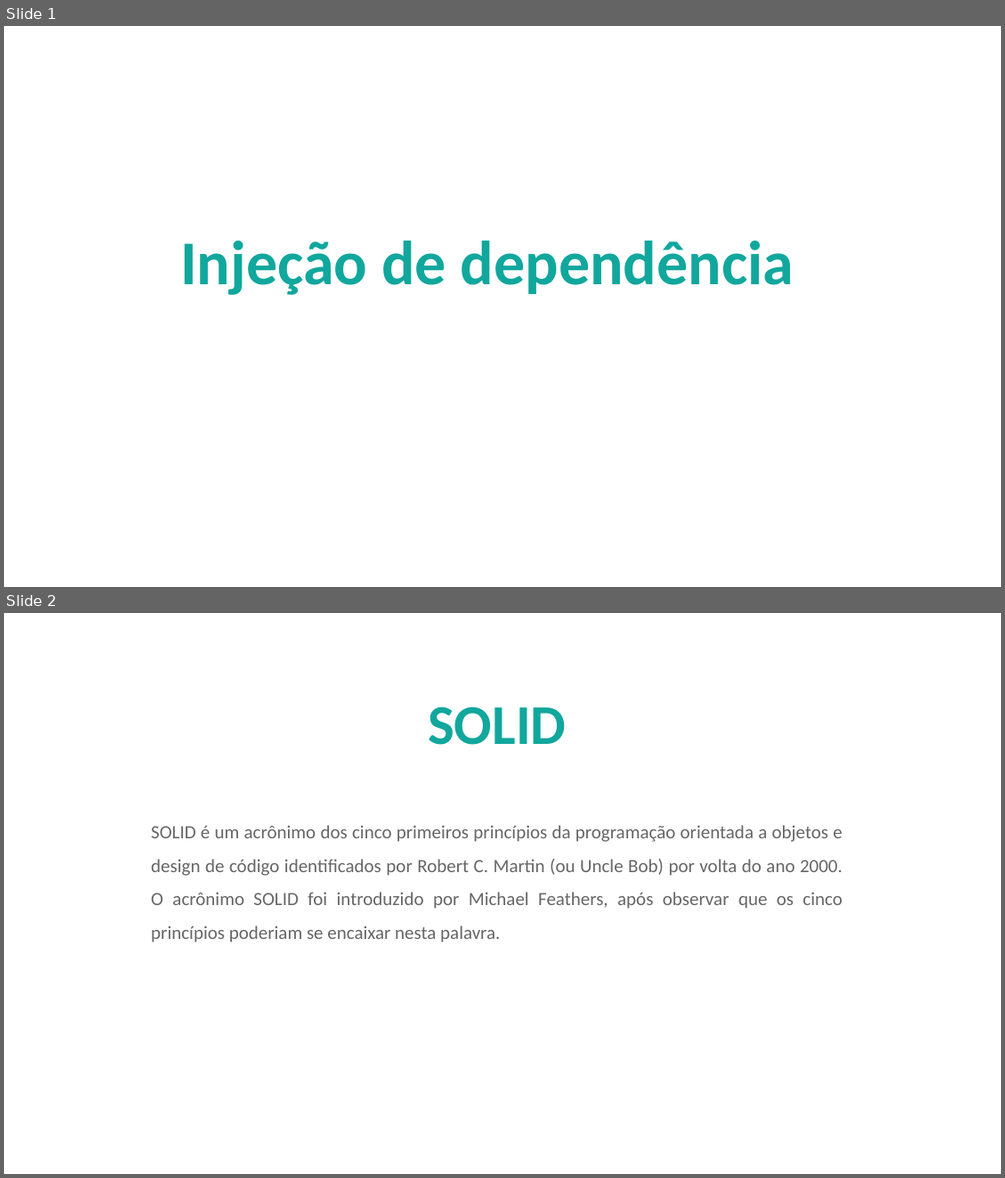
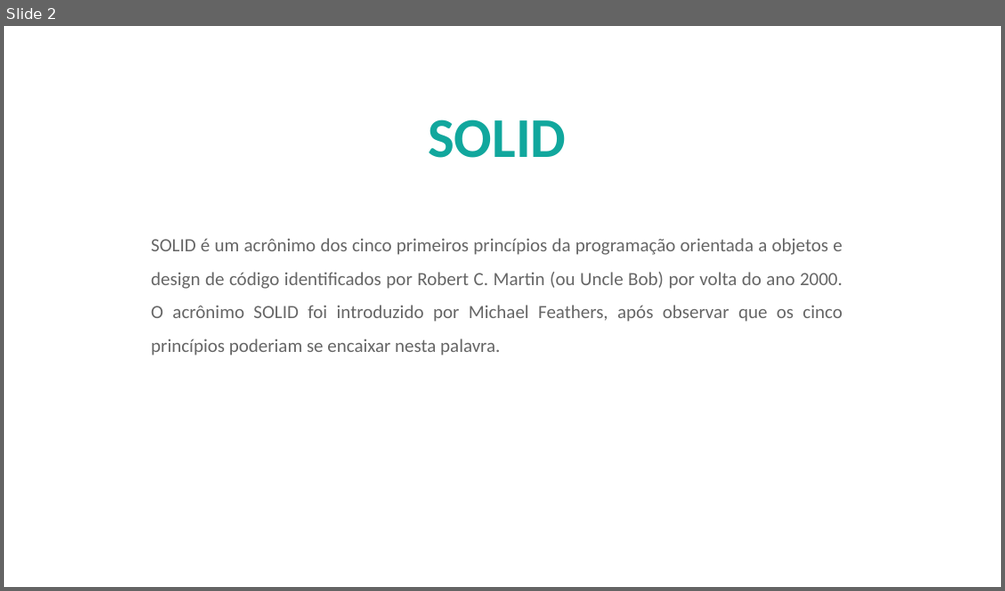
Before and after one commit to AlberttSantos/treinamento-solid, a slide deck: doc/InjecaoDependencia.pptx. Shown one above the other, each under a label of ours: slides 1 and 2 before the commit, slide 2 after it. The pictures are 1005x1178 and 1005x591 pixels, drawn with LibreOffice and Linux fonts; fonts in the diff are those of the drawing; background and template pictures are left out. Boxes give left, top, right and bottom in pixels: in the first picture for what was removed or moved away, otherwise in the second. Text is boxed around its words. In the diff, an @@ line names an element or a change of style, - is before the commit and + after.

```diff
--- a/doc/InjecaoDependencia.pptx
+++ b/doc/InjecaoDependencia.pptx
@@ slide 1 removed at [4, 26, 1001, 587], background picture (left out) @@
@@ title removed at [180, 240, 793, 295] @@
-Injeção de dependência
```
Also in this commit, not shown: 3 slides added.
